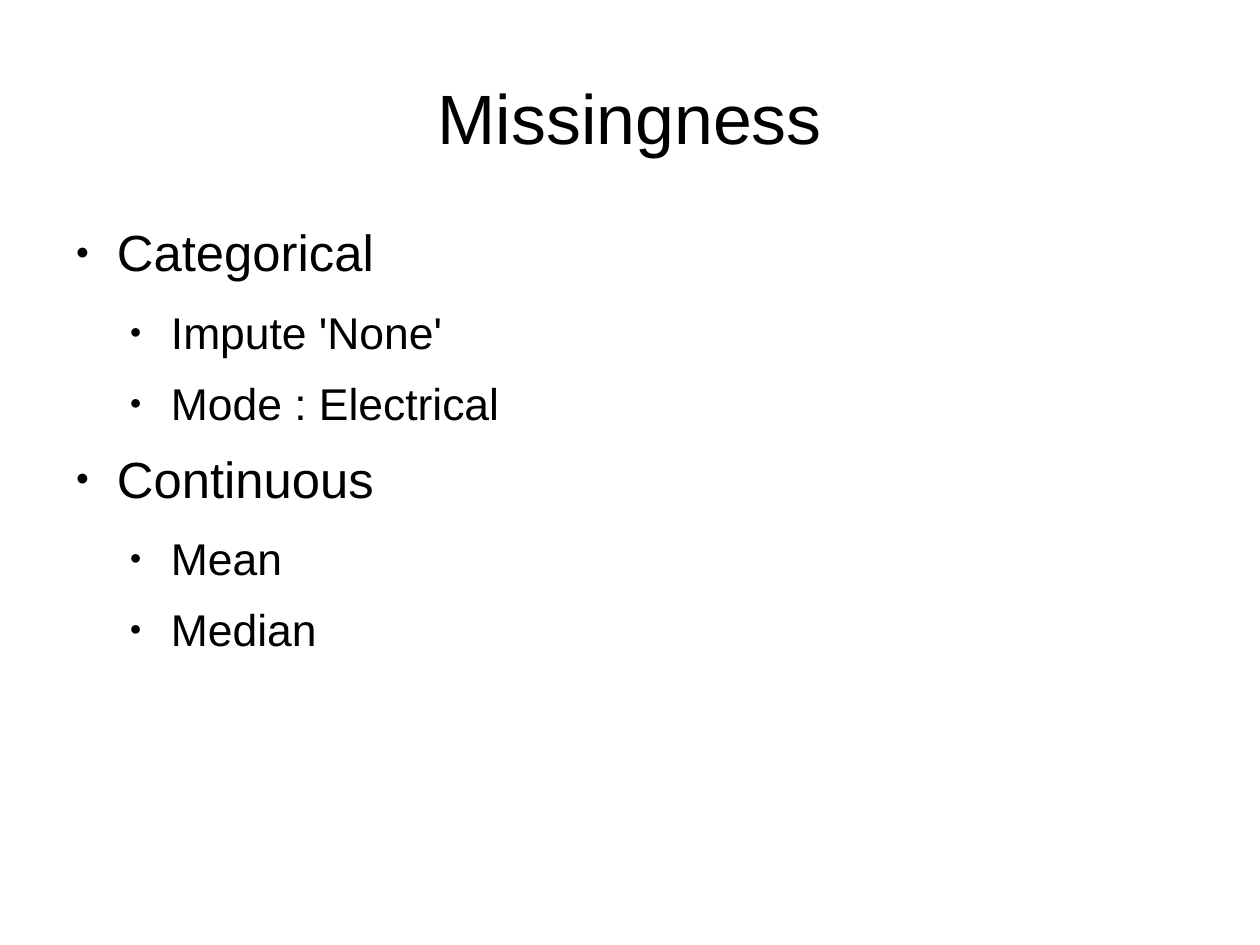
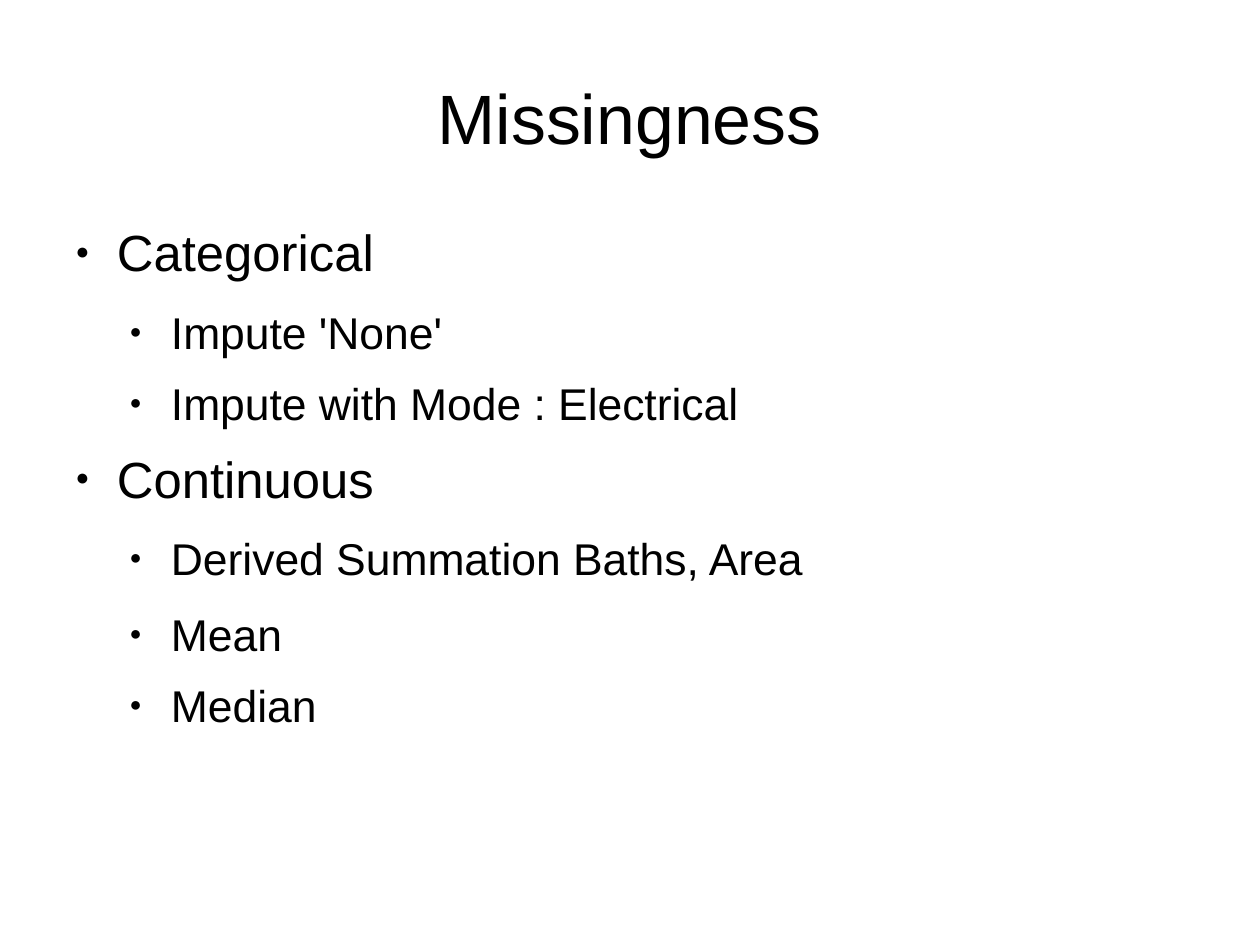
Before and after one commit to chun9men9/WIC_MLProject, a slide deck: slide 10 of Least Squares Presentation.pptx (slide 11 before the commit). Drawn at 1260x945 pixels with LibreOffice and Linux fonts; fonts in the diff are those of the drawing. Boxes give left, top, right and bottom in pixels: in the first picture for what was removed or moved away, otherwise in the second. Text is boxed around its words. In the diff, an @@ line names an element or a change of style, - is before the commit and + after.

Commit message:
Update PPT Slides

```diff
--- a/Least Squares Presentation.pptx
+++ b/Least Squares Presentation.pptx
@@ text at [171, 387, 738, 429]: text changed @@
-  ● Mode : Electrical
+  ● Impute with Mode : Electrical
@@ text at [171, 542, 803, 581]: paragraph added @@
+  ● Derived Summation Baths, Area
```
Also in this commit, not shown: 17 other slides changed, 3 slides added, 1 slide removed.
